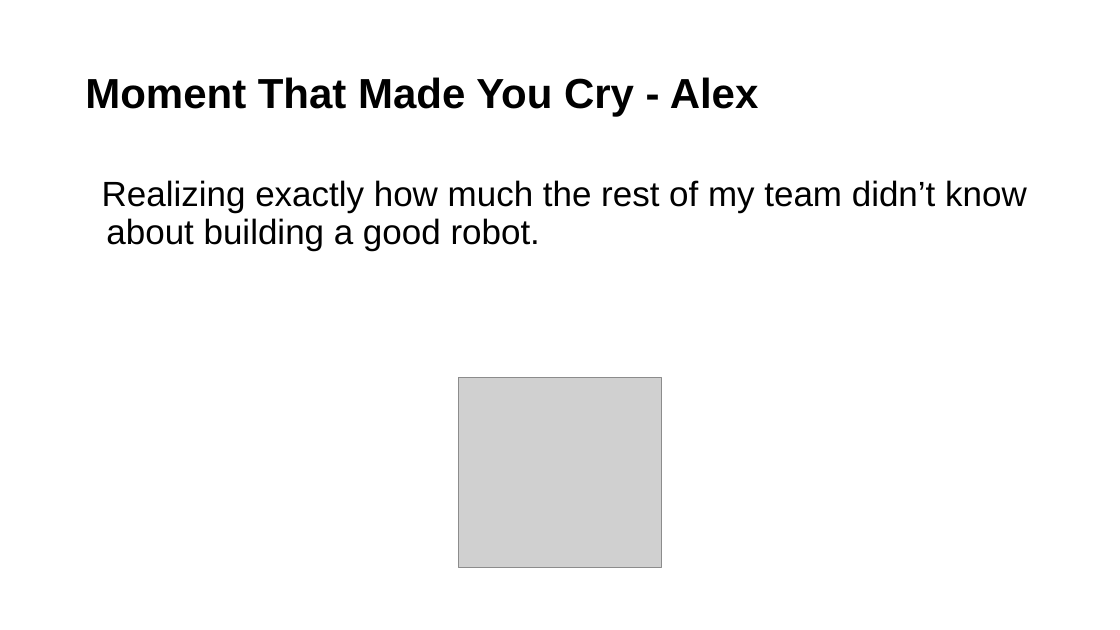
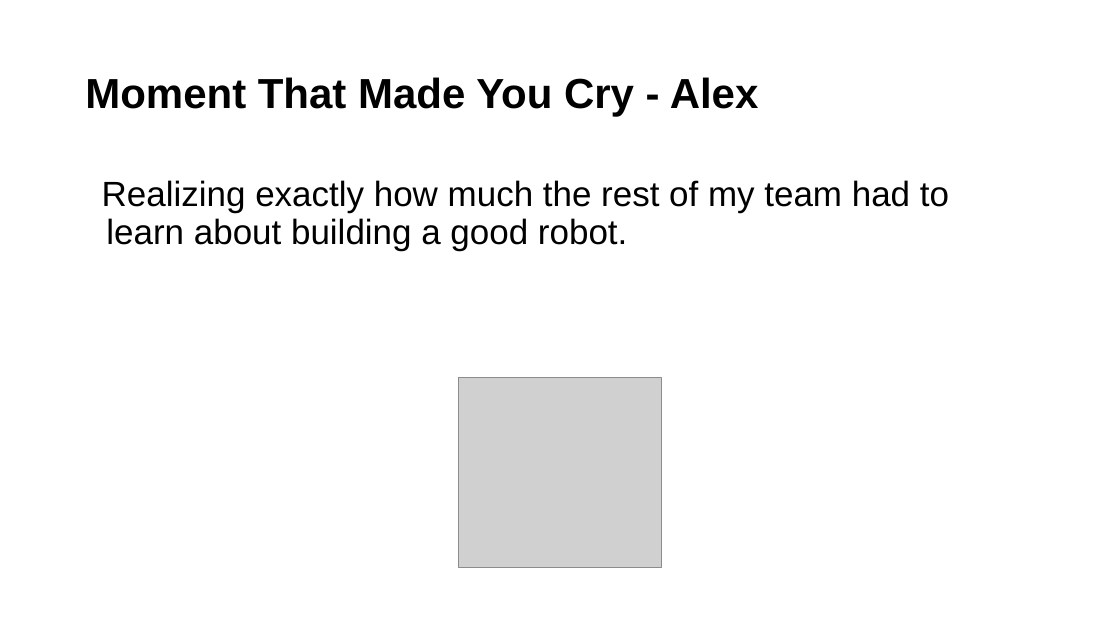
Before and after one commit to FTC7347/2015-Documentation, a slide deck: slide 8 of SeasonRecap.pptx. Drawn at 1120x630 pixels with LibreOffice and Linux fonts; fonts in the diff are those of the drawing; grey boxes stand for pictures. Boxes give left, top, right and bottom in pixels: in the first picture for what was removed or moved away, otherwise in the second. Text is boxed around its words. In the diff, an @@ line names an element or a change of style, - is before the commit and + after.

```diff
--- a/SeasonRecap.pptx
+++ b/SeasonRecap.pptx
@@ text at (x1=102, y1=180, x2=949, y2=250): text changed @@
-Realizing exactly how much the rest of my team didn’t know about building a good robot.
+Realizing exactly how much the rest of my team had to learn about building a good robot.
```
Also in this commit, not shown: 7 other slides changed.
